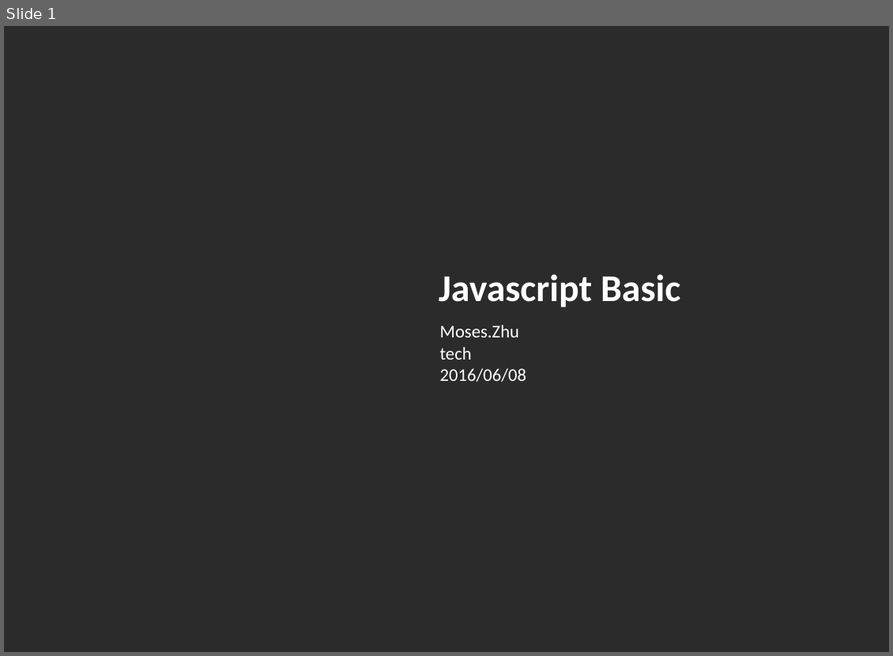
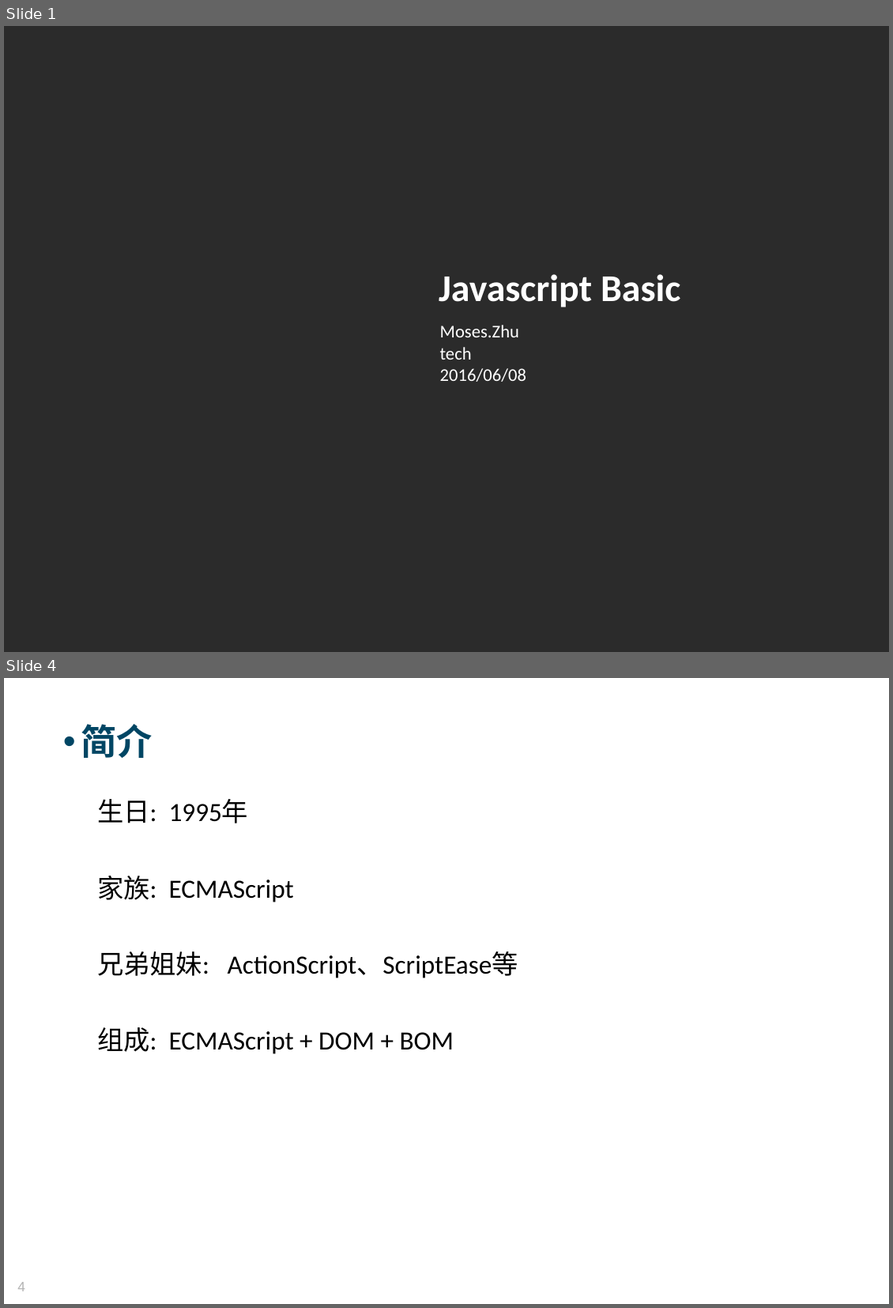
Before and after one commit to Moses824/Train-Javascript-Basic, a slide deck: Train_Javascript_Basic.ppt. Shown one above the other, each under a label of ours: slide 1 before the commit, slides 1 and 4 after it; the slides between them are not shown. The pictures are 893x656 and 893x1308 pixels, drawn with LibreOffice and Linux fonts; fonts in the diff are those of the drawing; background and template pictures are left out; a plain dark background stands for a picture behind light text. Boxes give left, top, right and bottom in pixels: in the first picture for what was removed or moved away, otherwise in the second. Text is boxed around its words. In the diff, an @@ line names an element or a change of style, - is before the commit and + after.

```diff
--- a/Train_Javascript_Basic.ppt
+++ b/Train_Javascript_Basic.ppt
@@ slide 4 added at (4,678,889,1304), background picture (left out) @@
@@ text added at (81,724,152,758), 34 pt, text #004664, bold @@
+• 简介
@@ text added at (97,799,518,1054), 25 pt, text #000000 @@
+生日: 1995年
+家族: ECMAScript
+兄弟姐妹: ActionScript、ScriptEase等
+组成: ECMAScript + DOM + BOM
@@ page number added at (17,1282,25,1291), 13 pt, text #B2B2B2 @@
+4
```
Also in this commit, not shown: 17 other slides added, 2 slides removed.
